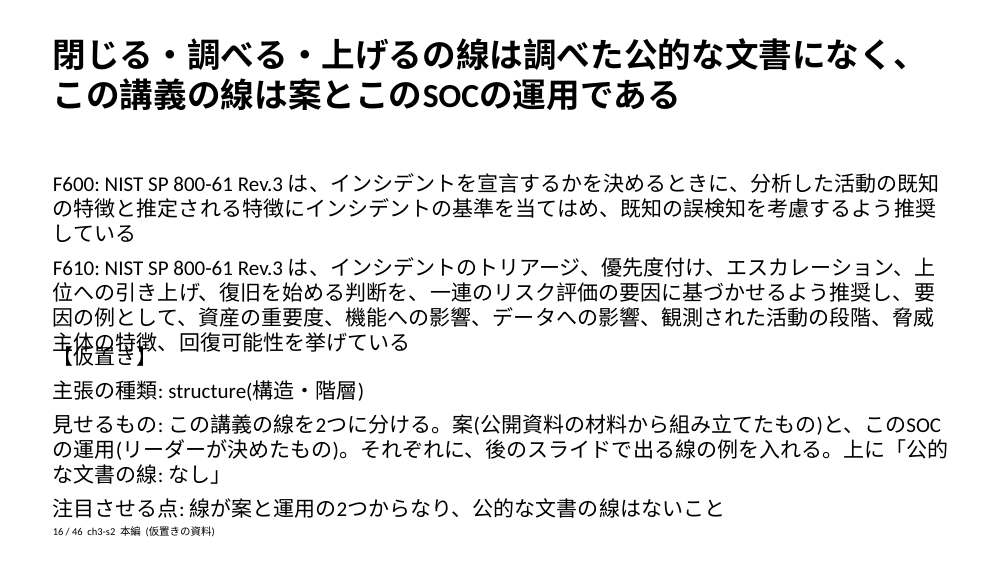
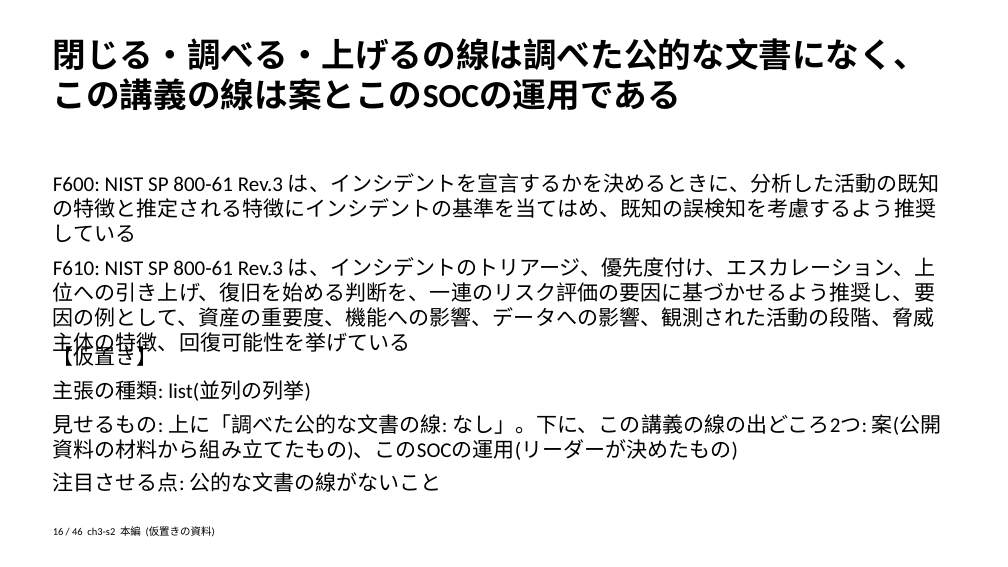
Before and after one commit to zyuuryuu/PPTX-Planner, a slide deck: slide 16 of trial/deck/preview/placeholder.pptx. Drawn at 1008x567 pixels with LibreOffice and Linux fonts; fonts in the diff are those of the drawing. Boxes give left, top, right and bottom in pixels: in the first picture for what was removed or moved away, otherwise in the second. Text is boxed around its words. In the diff, an @@ line names an element or a change of style, - is before the commit and + after.

```diff
--- a/trial/deck/preview/placeholder.pptx
+++ b/trial/deck/preview/placeholder.pptx
@@ text at (x1=53, y1=380, x2=941, y2=492): text changed @@
-主張の種類: structure(構造・階層)
-見せるもの: この講義の線を2つに分ける。案(公開資料の材料から組み立てたもの)と、このSOCの運用(リーダーが決めたもの)。それぞれに、後のスライドで出る線の例を入れる。上に「公的な文書の線: なし」
-注目させる点: 線が案と運用の2つからなり、公的な文書の線はないこと
+主張の種類: list(並列の列挙)
+見せるもの: 上に「調べた公的な文書の線: なし」。下に、この講義の線の出どころ2つ: 案(公開資料の材料から組み立てたもの)、このSOCの運用(リーダーが決めたもの)
+注目させる点: 公的な文書の線がないこと
```
Also in this commit, not shown: 28 other slides changed, 4 other files.
